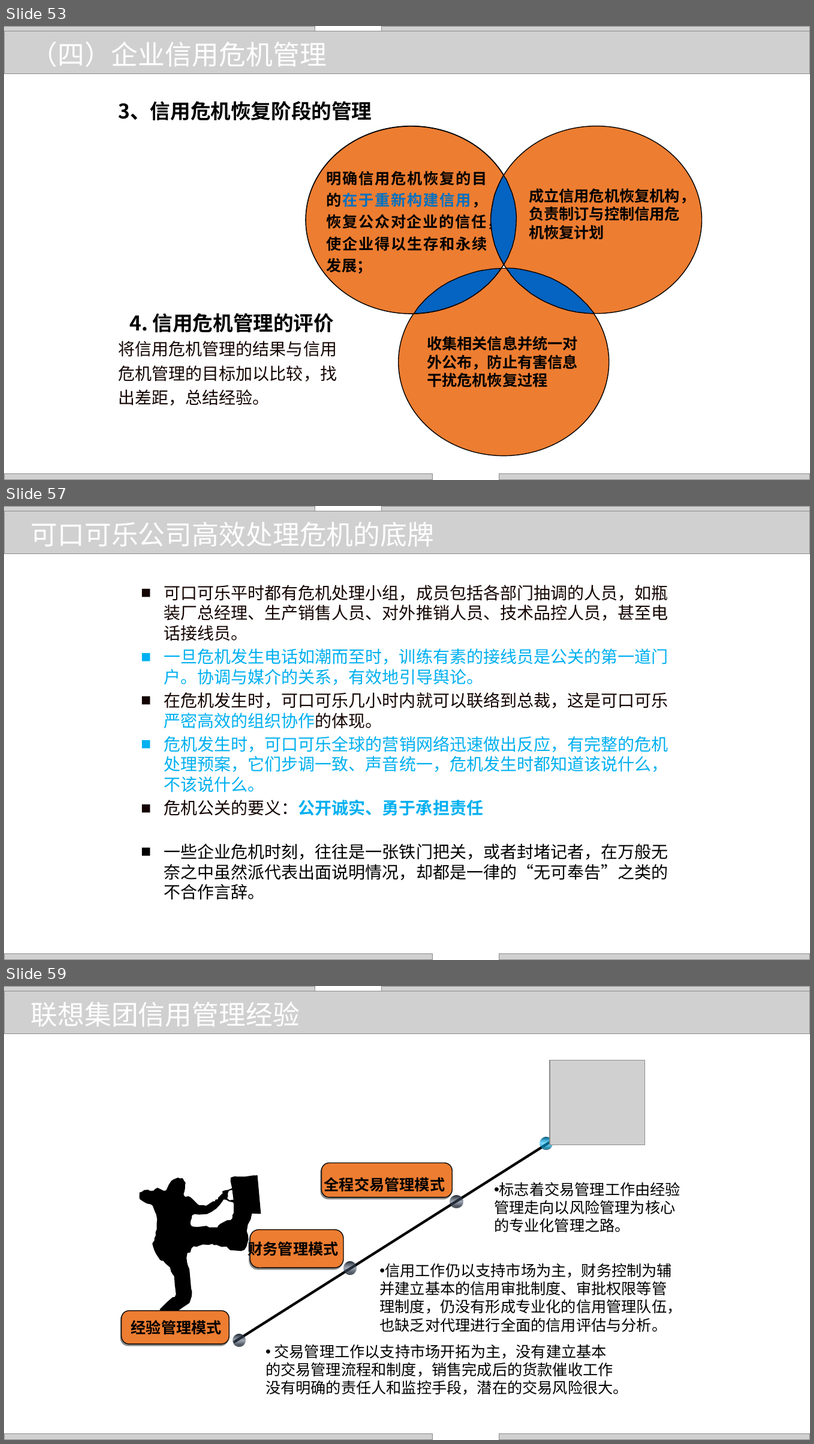
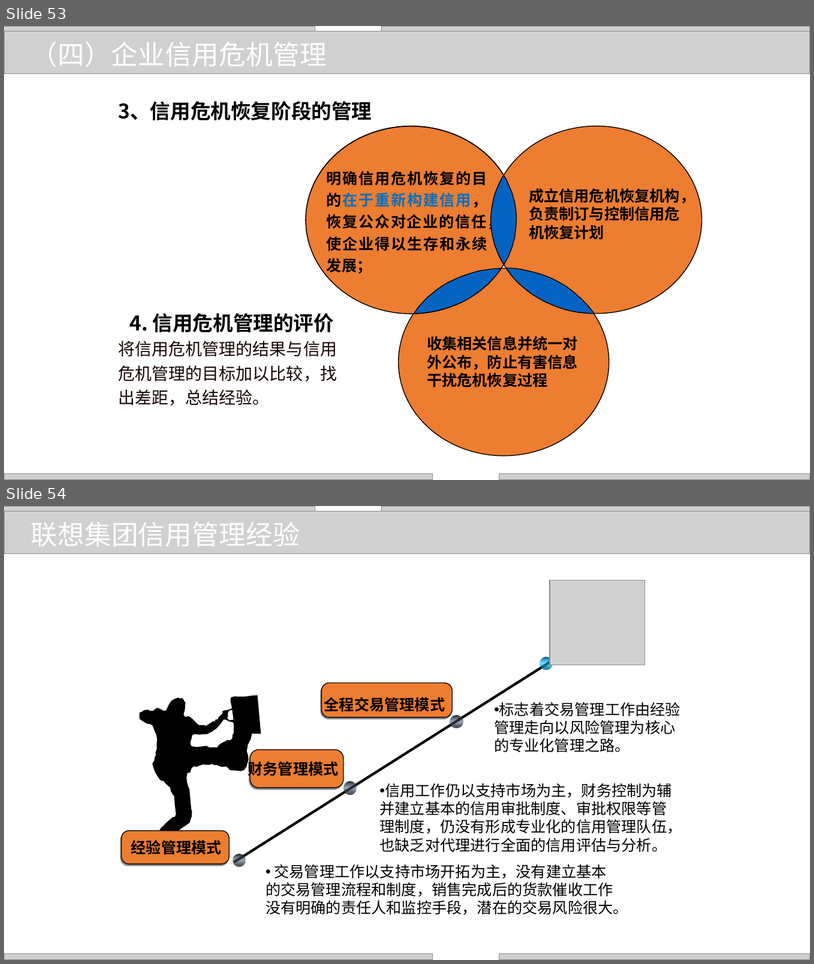
Before and after one commit to zhangjianzhang/internet_credit, a slide deck: files/slides/lecture_8.pptx. Shown one above the other, each under a label of ours: slides 53, 57 and 59 before the commit, slides 53 and 54 after it; the slides between them are not shown. The pictures are 814x1444 and 814x964 pixels, drawn with LibreOffice and Linux fonts; fonts in the diff are those of the drawing; grey boxes stand for pictures; background and template pictures are left out. Boxes give left, top, right and bottom in pixels: in the first picture for what was removed or moved away, otherwise in the second. Text is boxed around its words. In the diff, an @@ line names an element or a change of style, - is before the commit and + after.

```diff
--- a/files/slides/lecture_8.pptx
+++ b/files/slides/lecture_8.pptx
@@ slide 57 removed at <box>4,506,810,960</box>, background picture (left out) @@
@@ picture removed at <box>4,511,810,554</box> @@
@@ text removed at <box>31,522,435,546</box> @@
-可口可乐公司高效处理危机的底牌
@@ text removed at <box>164,585,669,900</box> @@
-■ 可口可乐平时都有危机处理小组，成员包括各部门抽调的人员，如瓶装厂总经理、生产销售人员、对外推销人员、技术品控人员，甚至电话接线员。
-■ 一旦危机发生电话如潮而至时，训练有素的接线员是公关的第一道门户。协调与媒介的关系，有效地引导舆论。
-■ 在危机发生时，可口可乐几小时内就可以联络到总裁，这是可口可乐严密高效的组织协作的体现。
-■ 危机发生时，可口可乐全球的营销网络迅速做出反应，有完整的危机处理预案，它们步调一致、声音统一，危机发生时都知道该说什么，不该说什么。
-■ 危机公关的要义：公开诚实、勇于承担责任
-■ 一些企业危机时刻，往往是一张铁门把关，或者封堵记者，在万般无奈之中虽然派代表出面说明情况，却都是一律的“无可奉告”之类的不合作言辞。
@@ group removed at <box>4,506,810,959</box>: 4 pictures @@
@@ what was slide 59 is now slide 54 @@
```
Also in this commit, not shown: 11 slides changed, 4 other slides removed, 10 other files.
